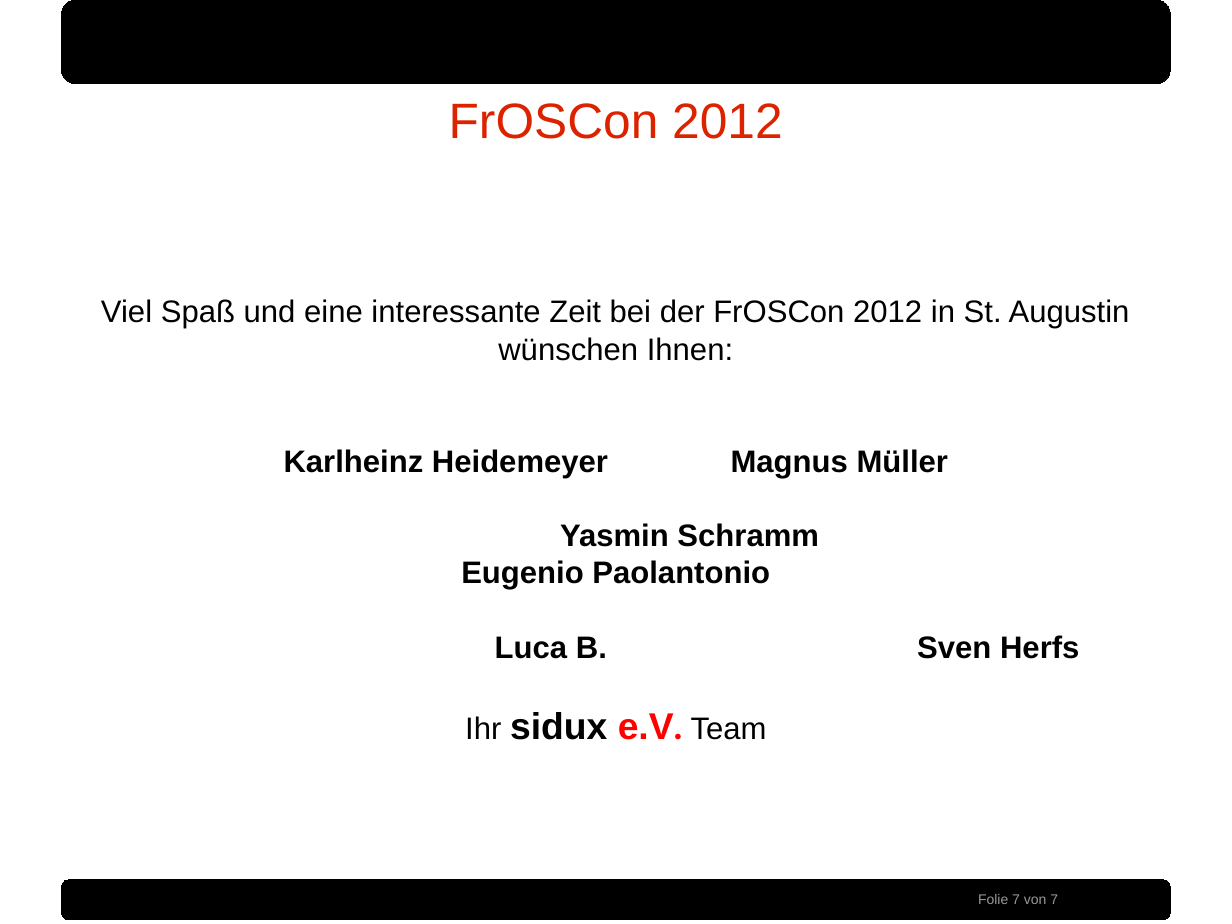
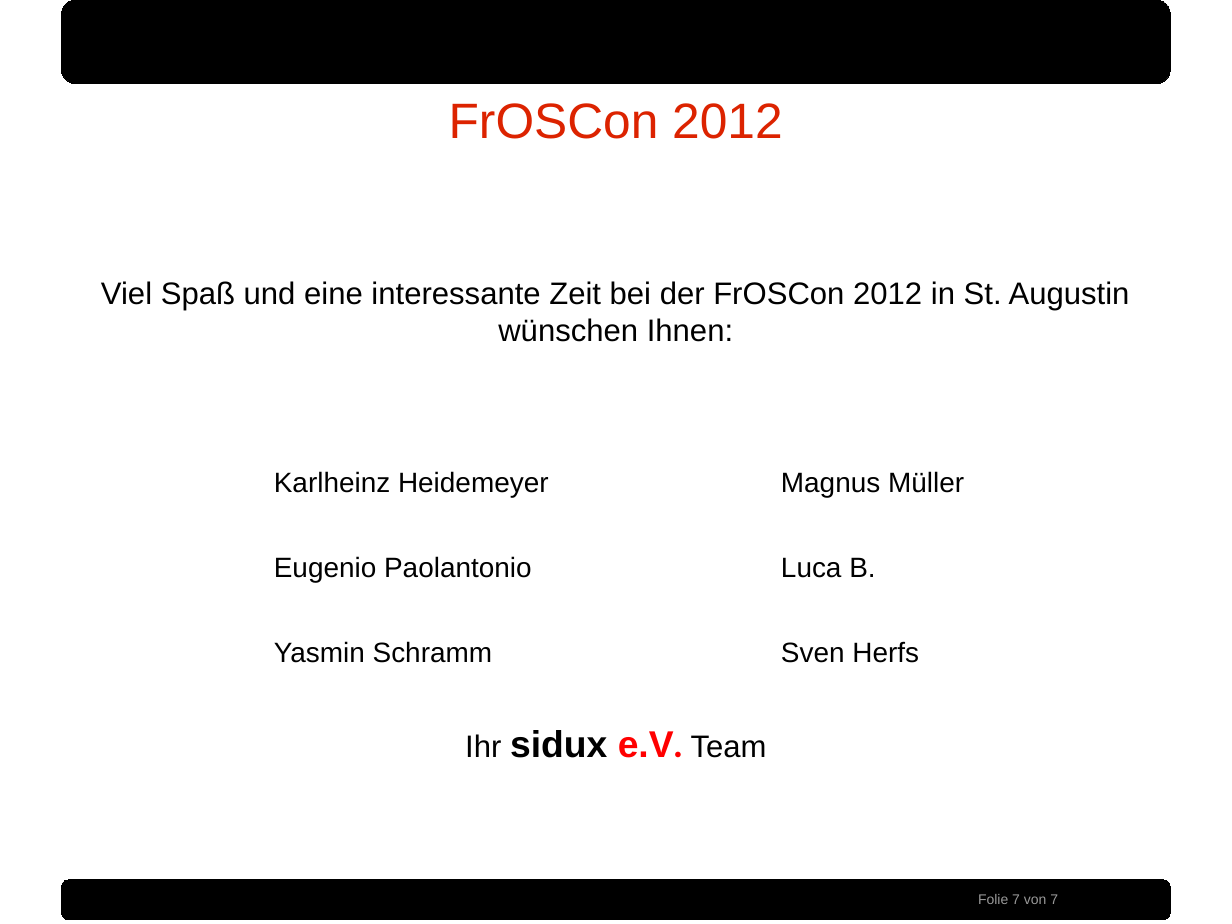
Before and after one commit to sidux-ev/praesentation, a slide deck: slide 7 of bin/froscon2012.odp. Drawn at 1232x924 pixels with LibreOffice and Linux fonts; fonts in the diff are those of the drawing; background and template pictures are left out. Boxes give left, top, right and bottom in pixels: in the first picture for what was removed or moved away, otherwise in the second. Text is boxed around its words. In the diff, an @@ line names an element or a change of style, - is before the commit and + after.

Commit message:
some changes @ master and slide 7 modified bin/froscon2012.odp

```diff
--- a/bin/froscon2012.odp
+++ b/bin/froscon2012.odp
@@ text at [284, 449, 1079, 659]: paragraphs removed @@
-Karlheinz Heidemeyer Magnus Müller
-Yasmin Schramm Eugenio Paolantonio
-Luca B. Sven Herfs
@@ table added at [88, 462, 1223, 667], 5 rows, 5 columns @@
+ | Karlheinz Heidemeyer |  | Magnus Müller | 
+ |  |  |  | 
+ | Eugenio Paolantonio |  | Luca B. | 
+ |  |  |  | 
+ | Yasmin Schramm |  | Sven Herfs | 
```
